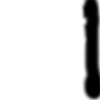
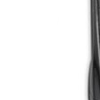
Two versions of the same layered image (100px x 100px). Layer-by-layer changes:
painted on "ldoor.png" over [80, 0, 100, 100]
